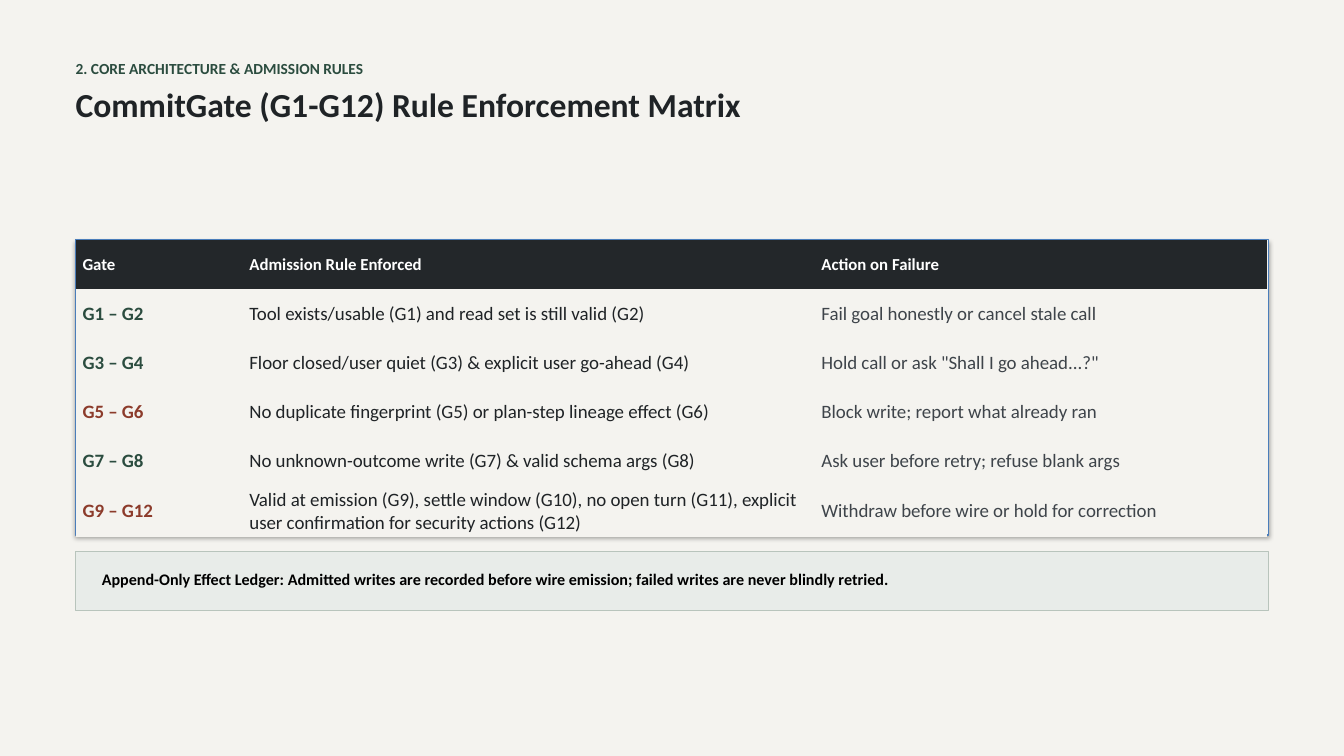
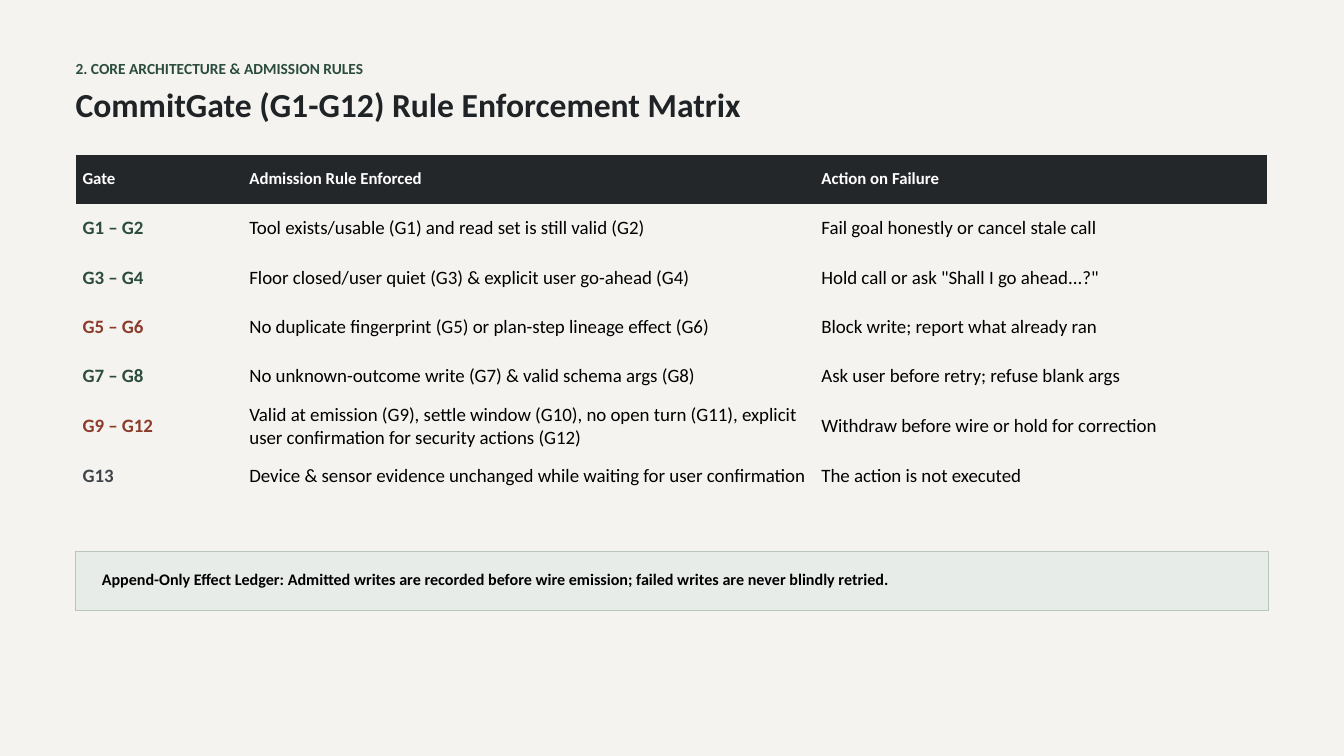
Before and after one commit to AdithyaSanthosh-P/Janus, a slide deck: slide 8 of VITVellore_AICA.pptx. Drawn at 1344x756 pixels with LibreOffice and Linux fonts; fonts in the diff are those of the drawing. Boxes give left, top, right and bottom in pixels: in the first picture for what was removed or moved away, otherwise in the second. Text is boxed around its words. In the diff, an @@ line names an element or a change of style, - is before the commit and + after.

```diff
--- a/VITVellore_AICA.pptx
+++ b/VITVellore_AICA.pptx
@@ table at [76,154,1267,502] @@
+row 7: G13 | Device & sensor evidence unchanged while waiting for user confirmation | The action is not executed
@@ table: place and size @@
-table at [76,240,1267,536]
+table at [76,154,1267,502]
@@ rounded rectangle removed at [76,240,1268,535] @@
```
Also in this commit, not shown: 7 other slides changed.
